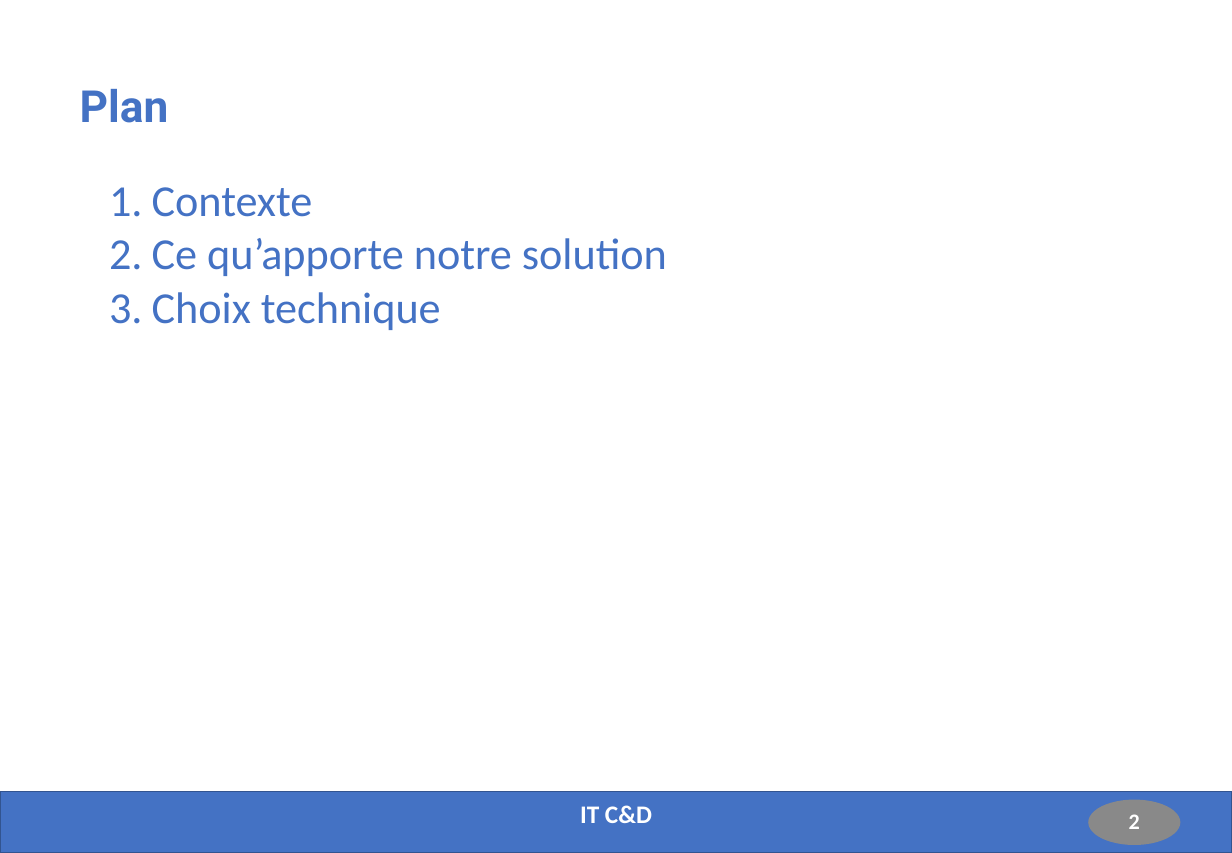
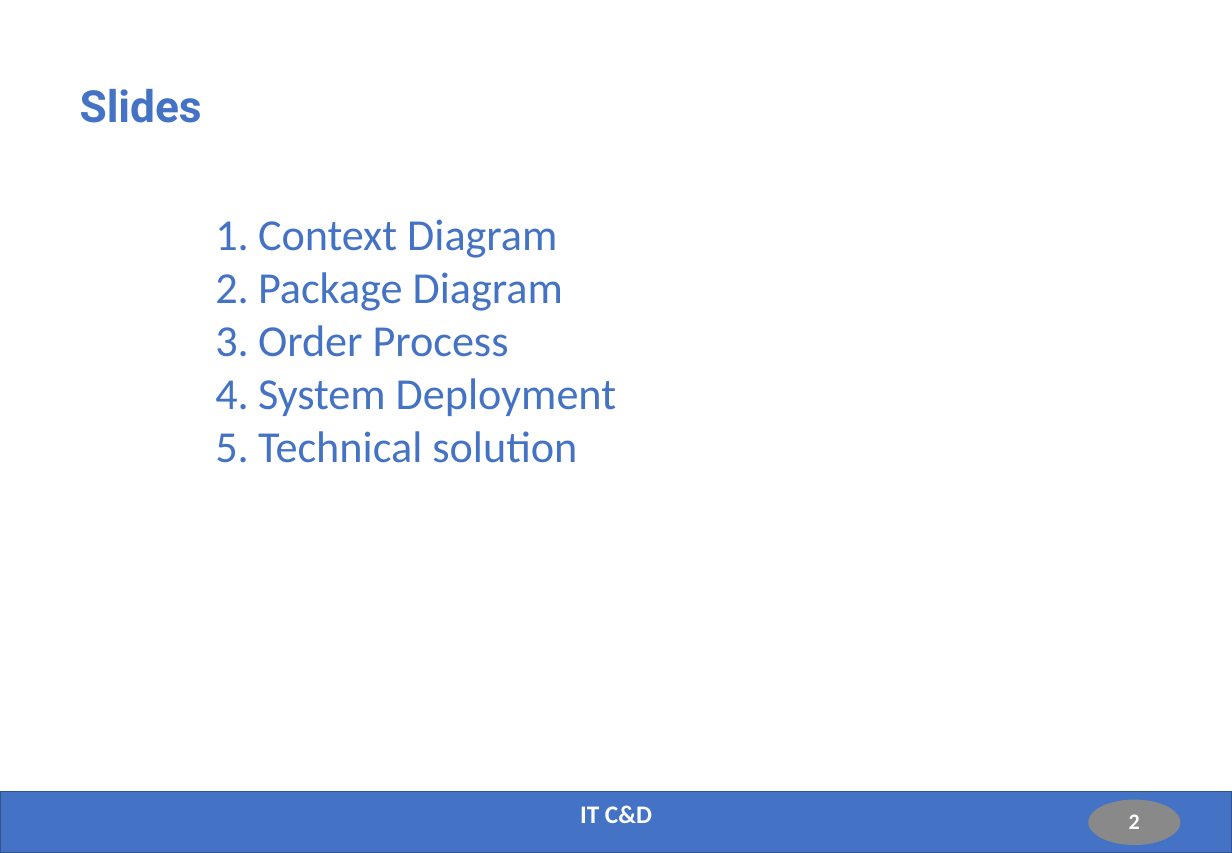
Before and after one commit to Fabrice-64/OC_Project_6, a slide deck: slide 2 of Presentation_Projet_6.pptx. Drawn at 1232x853 pixels with LibreOffice and Linux fonts; fonts in the diff are those of the drawing. Boxes give left, top, right and bottom in pixels: in the first picture for what was removed or moved away, otherwise in the second. Text is boxed around its words. In the diff, an @@ line names an element or a change of style, - is before the commit and + after.

```diff
--- a/Presentation_Projet_6.pptx
+++ b/Presentation_Projet_6.pptx
@@ title at (80, 89, 202, 123): text changed @@
-Plan
+Slides
@@ text at (258, 219, 616, 463): text changed @@
-1. Contexte
-2. Ce qu’apporte notre solution
-3. Choix technique
+1. Context Diagram
+2. Package Diagram
+3. Order Process
+4. System Deployment
+5. Technical solution
```
Also in this commit, not shown: 1 other slide changed, 3 slides added, 2 slides removed, 2 other files.
